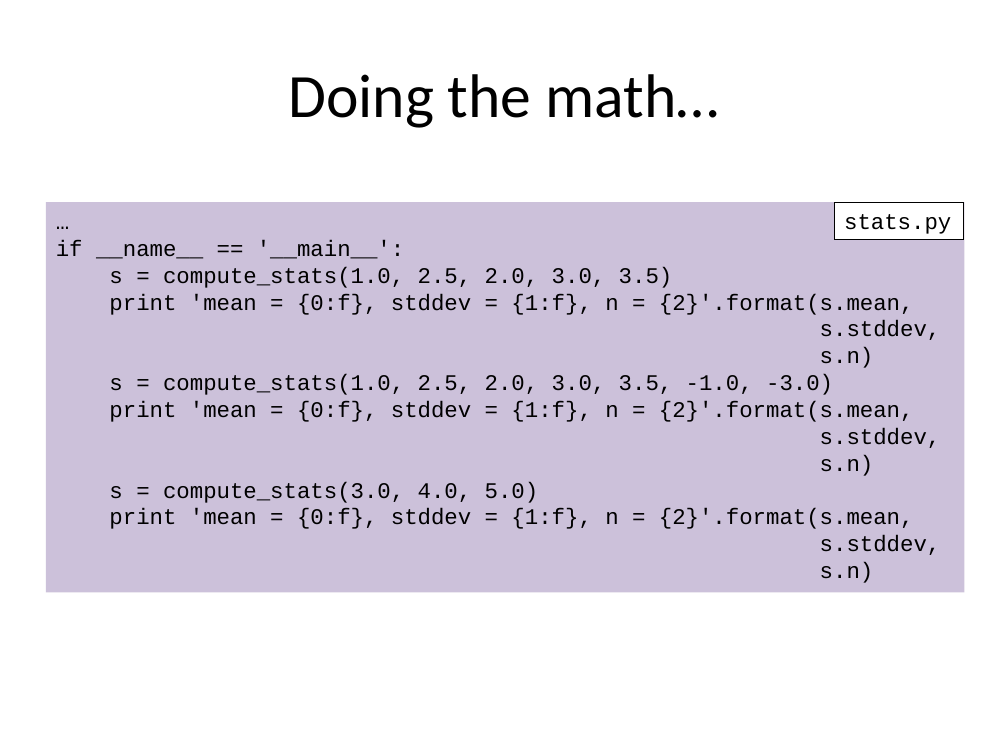
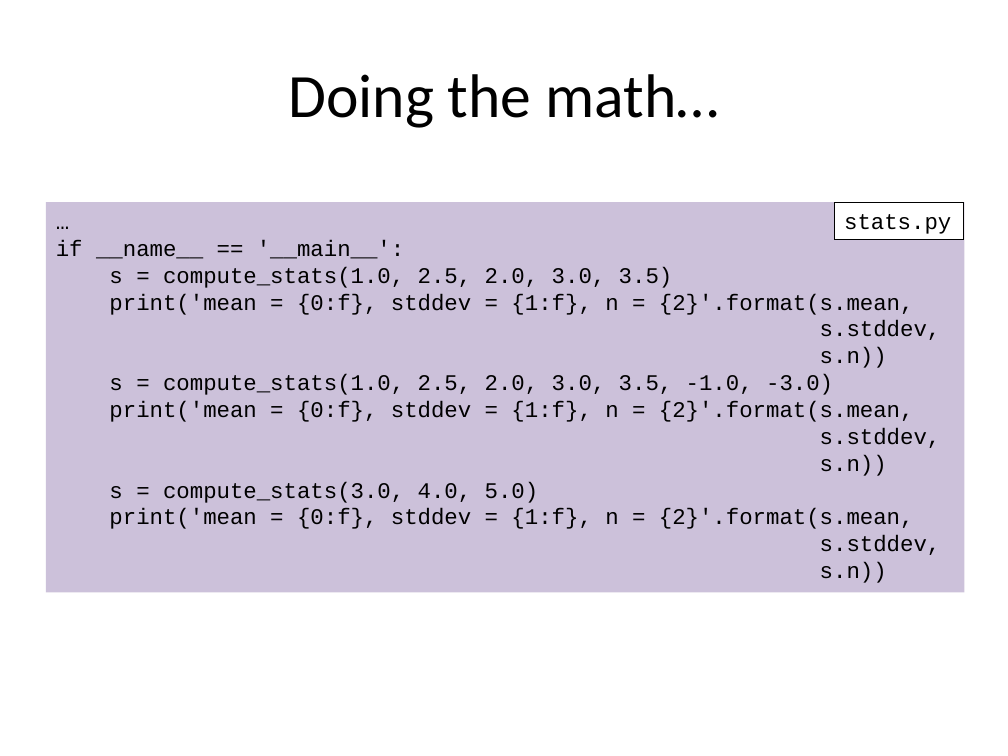
Before and after one commit to gjbex/training-material, a slide deck: slide 16 of Python/Interfacing_C_C++_Fortran/python-interfacing.pptx. Drawn at 1008x756 pixels with LibreOffice and Linux fonts; fonts in the diff are those of the drawing. Boxes give left, top, right and bottom in pixels: in the first picture for what was removed or moved away, otherwise in the second. Text is boxed around its words. In the diff, an @@ line names an element or a change of style, - is before the commit and + after.

```diff
--- a/Python/Interfacing_C_C++_Fortran/python-interfacing.pptx
+++ b/Python/Interfacing_C_C++_Fortran/python-interfacing.pptx
@@ text in rectangle at [109, 293, 941, 368]: text changed @@
-print 'mean = {0:f}, stddev = {1:f}, n = {2}'.format(s.mean,
-s.stddev,
-s.n)
+print('mean = {0:f}, stddev = {1:f}, n = {2}'.format(s.mean,
+s.stddev,
+s.n))
@@ text in rectangle at [109, 401, 941, 476]: text changed @@
-print 'mean = {0:f}, stddev = {1:f}, n = {2}'.format(s.mean,
-s.stddev,
-s.n)
+print('mean = {0:f}, stddev = {1:f}, n = {2}'.format(s.mean,
+s.stddev,
+s.n))
@@ text in rectangle at [109, 508, 941, 583]: text changed @@
-print 'mean = {0:f}, stddev = {1:f}, n = {2}'.format(s.mean,
-s.stddev,
-s.n)
+print('mean = {0:f}, stddev = {1:f}, n = {2}'.format(s.mean,
+s.stddev,
+s.n))
```
Also in this commit, not shown: 7 other slides changed.
